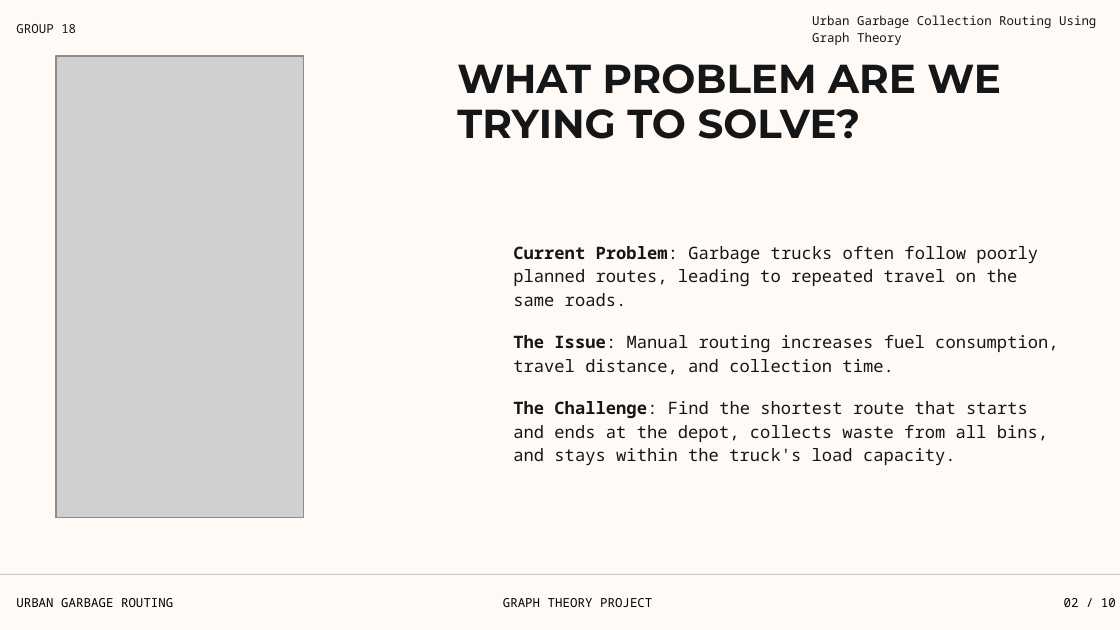
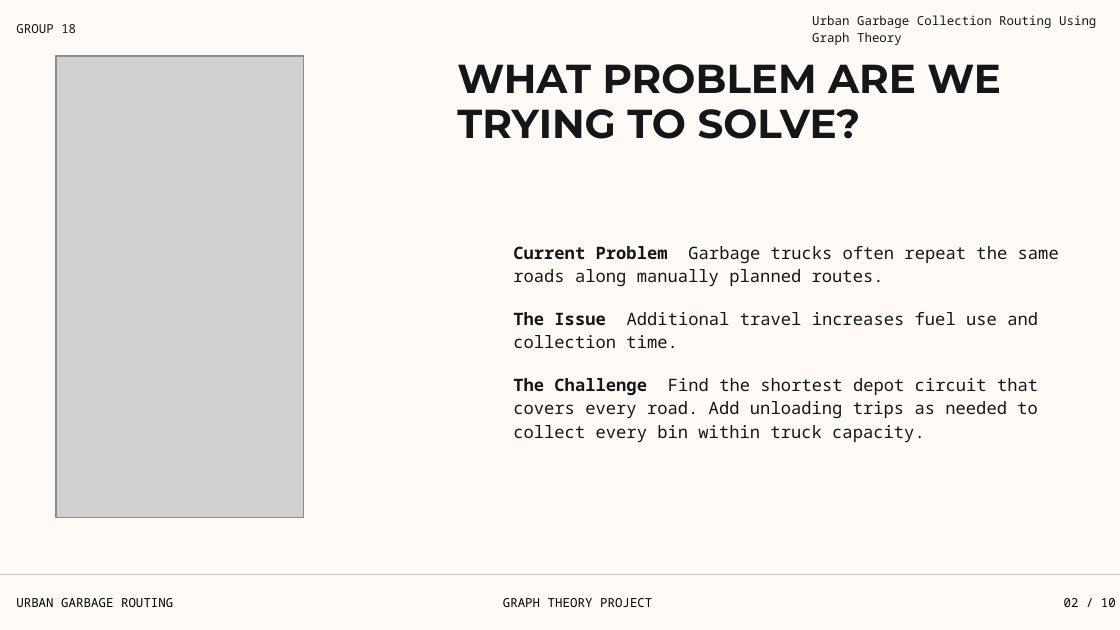
Before and after one commit to kapilupadh/Urban_Garbage_Collection_Routing, a slide deck: slide 2 of Data/Urban Garbage Collection GT.pptx. Drawn at 1120x630 pixels with LibreOffice and Linux fonts; fonts in the diff are those of the drawing; grey boxes stand for pictures; background and template pictures are left out. Boxes give left, top, right and bottom in pixels: in the first picture for what was removed or moved away, otherwise in the second. Text is boxed around its words. In the diff, an @@ line names an element or a change of style, - is before the commit and + after.

Commit message:
Implemented Chinese Postman routing and update dashboard

```diff
--- a/Data/Urban Garbage Collection GT.pptx
+++ b/Data/Urban Garbage Collection GT.pptx
@@ text at (513, 246, 1059, 443): text changed @@
-Current Problem: Garbage trucks often follow poorly planned routes, leading to repeated travel on the same roads.
-The Issue: Manual routing increases fuel consumption, travel distance, and collection time.
-The Challenge: Find the shortest route that starts and ends at the depot, collects waste from all bins, and stays within the truck's load capacity.
+Current Problem Garbage trucks often repeat the same roads along manually planned routes.
+The Issue Additional travel increases fuel use and collection time.
+The Challenge Find the shortest depot circuit that covers every road. Add unloading trips as needed to collect every bin within truck capacity.
```
Also in this commit, not shown: 9 other slides changed, 28 other files.
